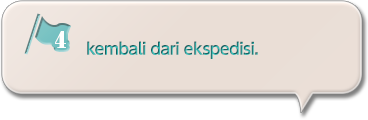
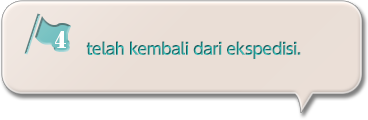
Before/after of a 368×120 layered artwork. What changed in the layer stack:
renamed "kembali dari ekspedisi." to "telah kembali dari ekspedisi.", painted on it over [86, 41, 301, 59]
